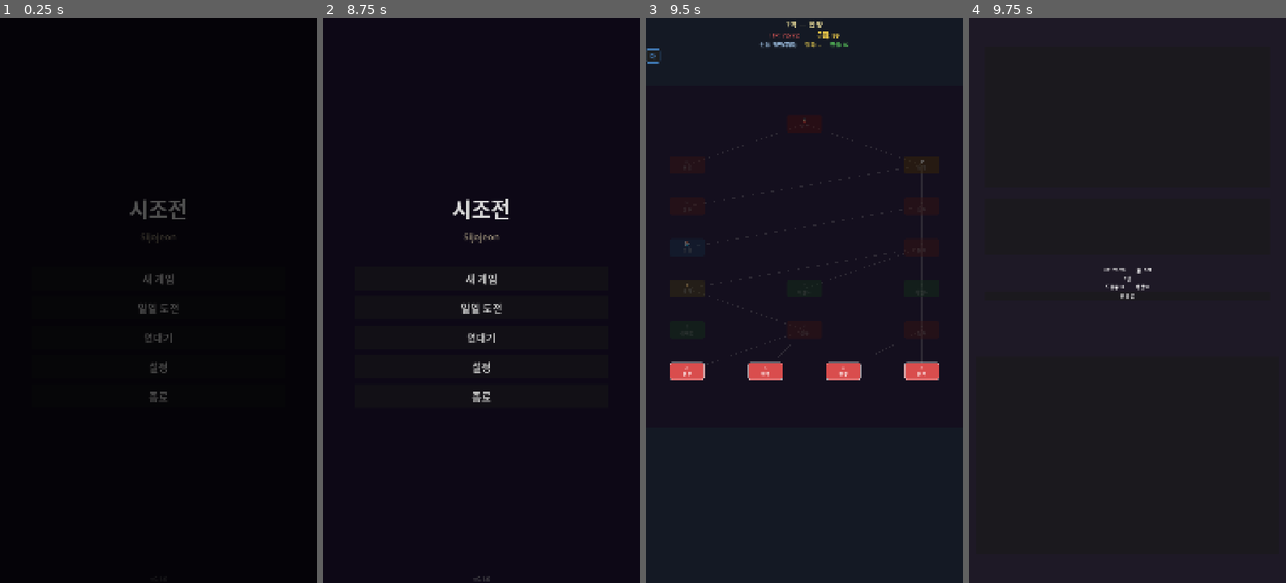
Above: before the commit, frames 1-4 (left to right).
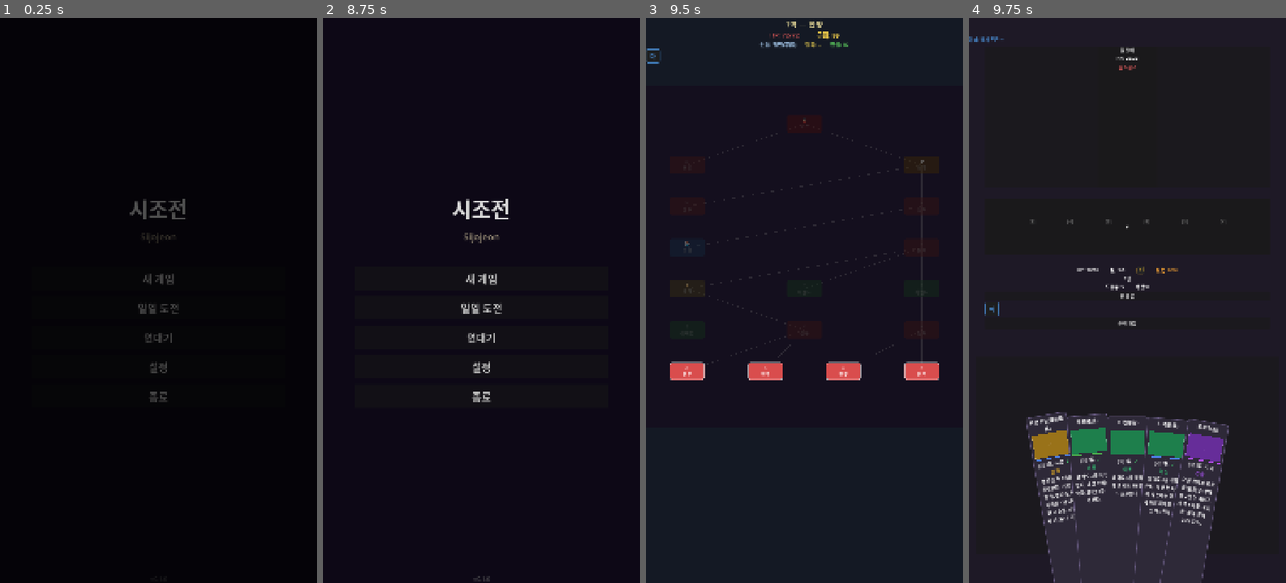
Above: after the commit, the same moments.

Repository: dongmin1213/Sijojeon
Game: Godot game, scene res://scenes/title/title_screen.tscn
Same seed, same stepped clock (60 frames per second), same inputs: the game is played once before the commit and once after it.
Inputs:
- Up to frame 1 (0.25 s): no input
- Up to frame 2 (8.75 s): click "새 게임" at 0.5 s; click "튜토리얼 시작" at 1.25 s; click "▼" at 2 s; click "다음" at 2.75 s; click "다음" at 3.5 s; click "튜토리얼 건너뛰기" at 4.25 s; click "뒤로" at 5 s; click "새 게임" at 5.75 s; click "업적 (0/32)" at 6.5 s; click "닫기" at 7.25 s; click "뒤로" at 8 s
- Up to frame 3 (9.5 s): click "일일 도전" at 8.75 s
- Up to frame 4 (9.75 s): click "⚔ 전투" at 9.5 s

Frames 1-3 are identical in both runs. In frame 4, 14% of the frame differs, in the area x 0-82%, y 3-100%.
Error before the commit: Trying to return an array of type "Array" where expected return type is "Array[String]". (res://scripts/autoload/data_loader.gd:217)

Commit message:
battle.gd 파스 에러 수정 — 카드 드로우 불가 버그 해결 (ZER-162)
battle.gd에서 Dictionary Variant 값에 := (타입 추론)을 사용해
"Cannot infer the type" 파스 에러가 발생, 전체 스크립트 로드가
실패하면서 _start_battle()이 실행되지 않아 카드 드로우가 0이었음.

수정:
- cache["panel"]을 var panel: Control로 명시적 캐스팅 (line 422, 612)
- effect_id를 var eid: String으로 명시적 타입 지정 (line 696)
- get_starter_deck()에서 const Dict의 untyped Array를 typed Array[String]으로 명시 구성

Co-Authored-By: Claude Opus 4.6 <noreply@anthropic.com>

Diff:
--- a/scenes/battle/battle.gd
+++ b/scenes/battle/battle.gd
@@ -417,9 +417,10 @@
 				prev_hp = parts[0].to_int()
 		var diff := prev_hp - current
 		if diff > 0:
-			var pos := cache["panel"].global_position + Vector2(cache["panel"].size.x / 2.0, 30)
+			var panel: Control = cache["panel"]
+			var pos: Vector2 = panel.global_position + Vector2(panel.size.x / 2.0, 30)
 			vfx.spawn_damage_number(self, pos, diff)
-			vfx.shake_node(cache["panel"])
+			vfx.shake_node(panel)
 	_mark_enemy_ui_dirty()
 
 
@@ -607,7 +608,8 @@
 		var idx := target.substr(6).to_int()
 		if _enemy_ui_cache.has(idx):
 			var cache: Dictionary = _enemy_ui_cache[idx]
-			var pos := cache["panel"].global_position + Vector2(cache["panel"].size.x / 2.0, 30)
+			var panel: Control = cache["panel"]
+			var pos: Vector2 = panel.global_position + Vector2(panel.size.x / 2.0, 30)
 			vfx.spawn_damage_number(self, pos, amount)
 
 
@@ -691,7 +693,7 @@
 			cache[effect_id] = {"panel": icon_panel, "label": label}
 
 			# 클릭/탭으로 키워드 툴팁 표시
-			var eid := effect_id  # 클로저 캡처용
+			var eid: String = effect_id  # 클로저 캡처용
 			icon_panel.gui_input.connect(func(event: InputEvent):
 				if event is InputEventMouseButton and event.pressed:
 					if _keyword_tooltip:
--- a/scripts/autoload/data_loader.gd
+++ b/scripts/autoload/data_loader.gd
@@ -214,7 +214,13 @@
 
 func get_starter_deck(character_id: String) -> Array[String]:
 	if STARTER_DECKS.has(character_id):
-		return STARTER_DECKS[character_id].duplicate()
+		# const Dictionary에서 꺼낸 Array는 untyped Variant이므로
+		# 명시적으로 typed Array[String]을 구성해야 Godot 4 변환 이슈 방지
+		var result: Array[String] = []
+		for card_id in STARTER_DECKS[character_id]:
+			result.append(card_id)
+		return result
+	push_error("DataLoader.get_starter_deck: 알 수 없는 character_id='%s'" % character_id)
 	return []
 
 
